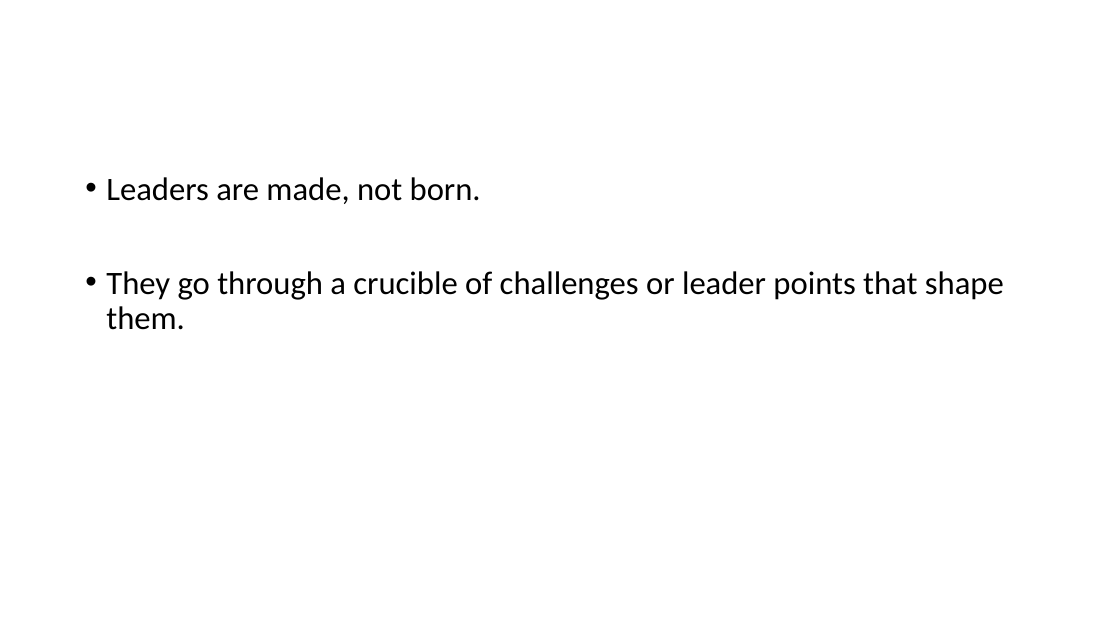
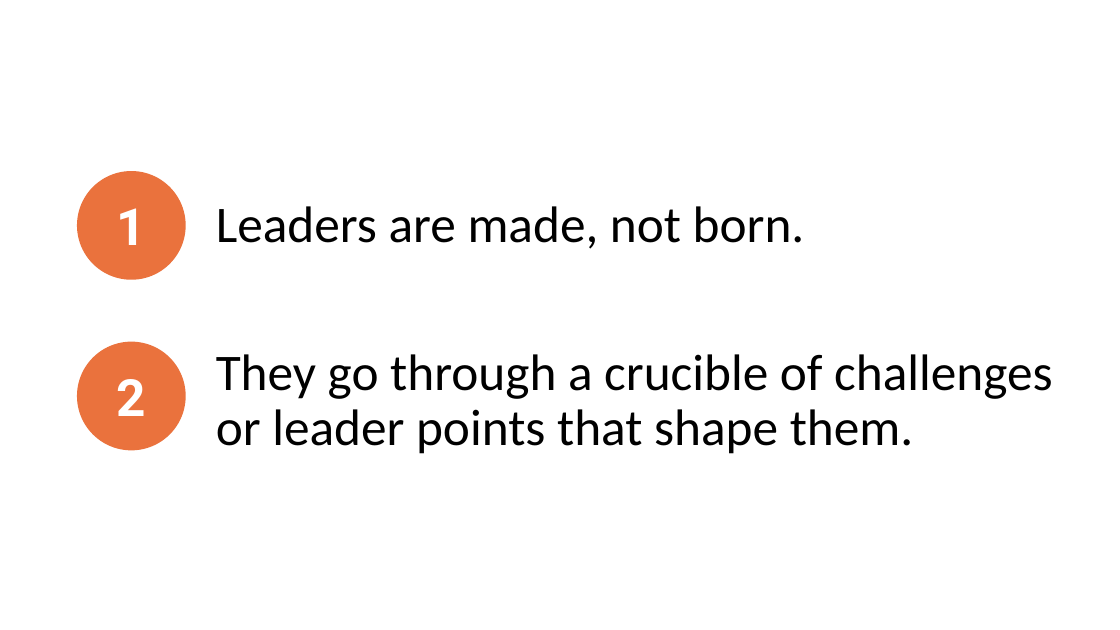
Before and after one commit to iamkeeler/THAT-Conference, a slide deck: slide 3 of 2021/Becoming a Leader.pptx. Drawn at 1120x630 pixels with LibreOffice and Linux fonts; fonts in the diff are those of the drawing. Boxes give left, top, right and bottom in pixels: in the first picture for what was removed or moved away, otherwise in the second. Text is boxed around its words. In the diff, an @@ line names an element or a change of style, - is before the commit and + after.

Commit message:
that one that's starting the formatting

```diff
--- a/2021/Becoming a Leader.pptx
+++ b/2021/Becoming a Leader.pptx
@@ ellipse added at (x1=77, y1=171, x2=186, y2=280), fill #EA723D, 44 pt, text #FFFFFF, bold @@
+1
@@ text "Leaders are made, not born." moved from (x1=106, y1=177, x2=1004, y2=330) to (x1=216, y1=206, x2=805, y2=249) @@
@@ text "Leaders are made, not born." at (x1=216, y1=206, x2=805, y2=249): size 28 to 44 pt; bullet • to none @@
@@ text at (x1=106, y1=271, x2=1004, y2=330): paragraph removed @@
-• They go through a crucible of challenges or leader points that shape them.
@@ ellipse added at (x1=77, y1=342, x2=186, y2=450), fill #EA723D, 44 pt, text #FFFFFF, bold @@
+2
@@ text added at (x1=216, y1=354, x2=1052, y2=454), 44 pt, text #000000 @@
+They go through a crucible of challenges or leader points that shape them.
```
Also in this commit, not shown: 5 other slides changed, 2 slides added, 1 slide removed.
